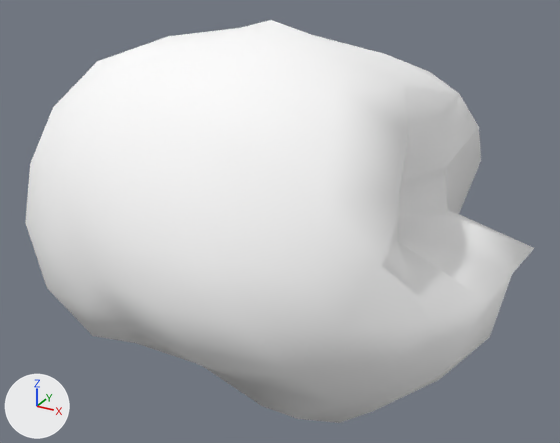
One commit to the glTF model assets/asteroids/asteroid_sml_29.glb: the scene before it, then after it.
One viewpoint serves both versions: a 50 mm camera at (1.68, -2.98, 1.5) aimed at (0.04, 0.01, 0.0). Lighting does not change. The marker at lower left points along +X, +Y and +Z. The first picture is the older version. Vertices at exactly the same position are counted once.

In view in the first picture: 'asteroid_sml_29'.
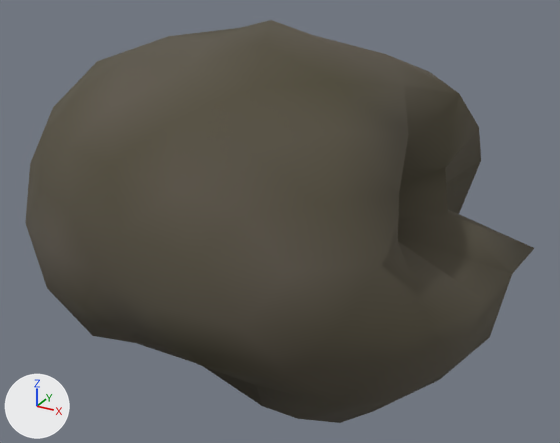
Boxes [x1, y1, x2, y2] around the edits, measured in the pictures (560 x 443 px):
'asteroid_sml_29', recoloured (darker): [25, 20, 534, 423] in both

Diff of the bpy script that builds the scene:
```diff
--- a/assets/asteroids/asteroid_sml_29.glb.py
+++ b/assets/asteroids/asteroid_sml_29.glb.py
@@ mat_rock_asteroid_sml_29 @@
 n0 = _N.new('ShaderNodeBsdfPrincipled'); n0.name = 'Principled BSDF'
-n0.inputs[0].default_value = (1.0, 1.0, 1.0, 1.0)  # 'Base Color', white #ffffff
-n0.inputs[1].default_value = 0.0285  # 'Metallic'
-n0.inputs[2].default_value = 0.928  # 'Roughness'
+n0.inputs[1].default_value = 0.00534  # 'Metallic'
+n0.inputs[2].default_value = 0.91  # 'Roughness'
 n1 = _N.new('ShaderNodeOutputMaterial'); n1.name = 'Material Output'
+n2 = _N.new('ShaderNodeVertexColor'); n2.name = 'Color Attribute'
 _L.new(n0.outputs[0], n1.inputs[0])  # 'BSDF' to 'Surface'
+_L.new(n2.outputs[0], n0.inputs[0])  # 'Color' to 'Base Color'
@@ me_icosphere @@
 me_icosphere.from_pydata(...)  # 162 vertices, 320 faces; spans x -1.24..1.17, y -0.93..0.93, z -0.85..0.95
 # used by ob_asteroid_sml_29; location = (0.0, 0.0, 0.0)
+# me_icosphere part 1: vertex colours changed
 me_icosphere.materials.append(mat_rock_asteroid_sml_29)
```
